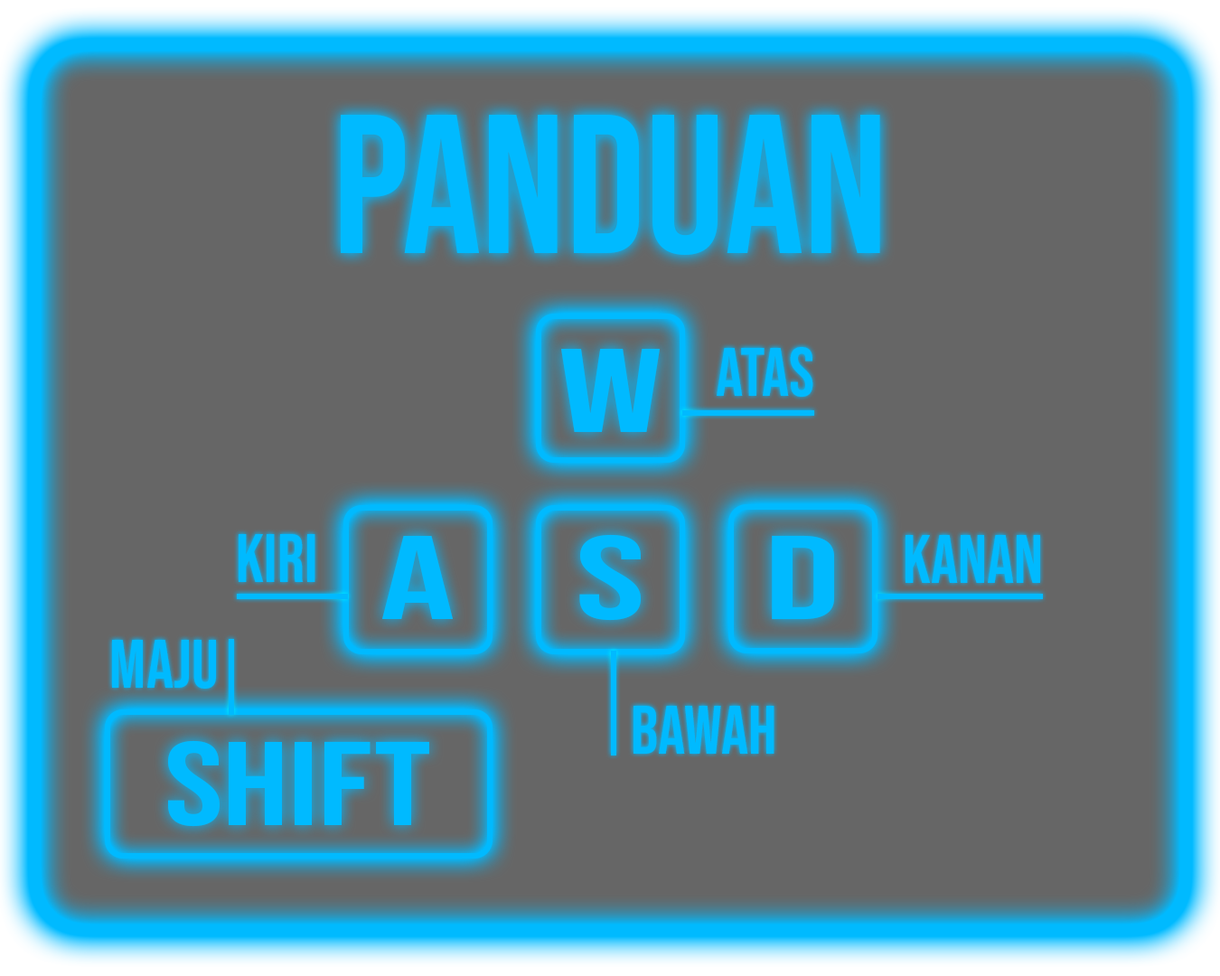
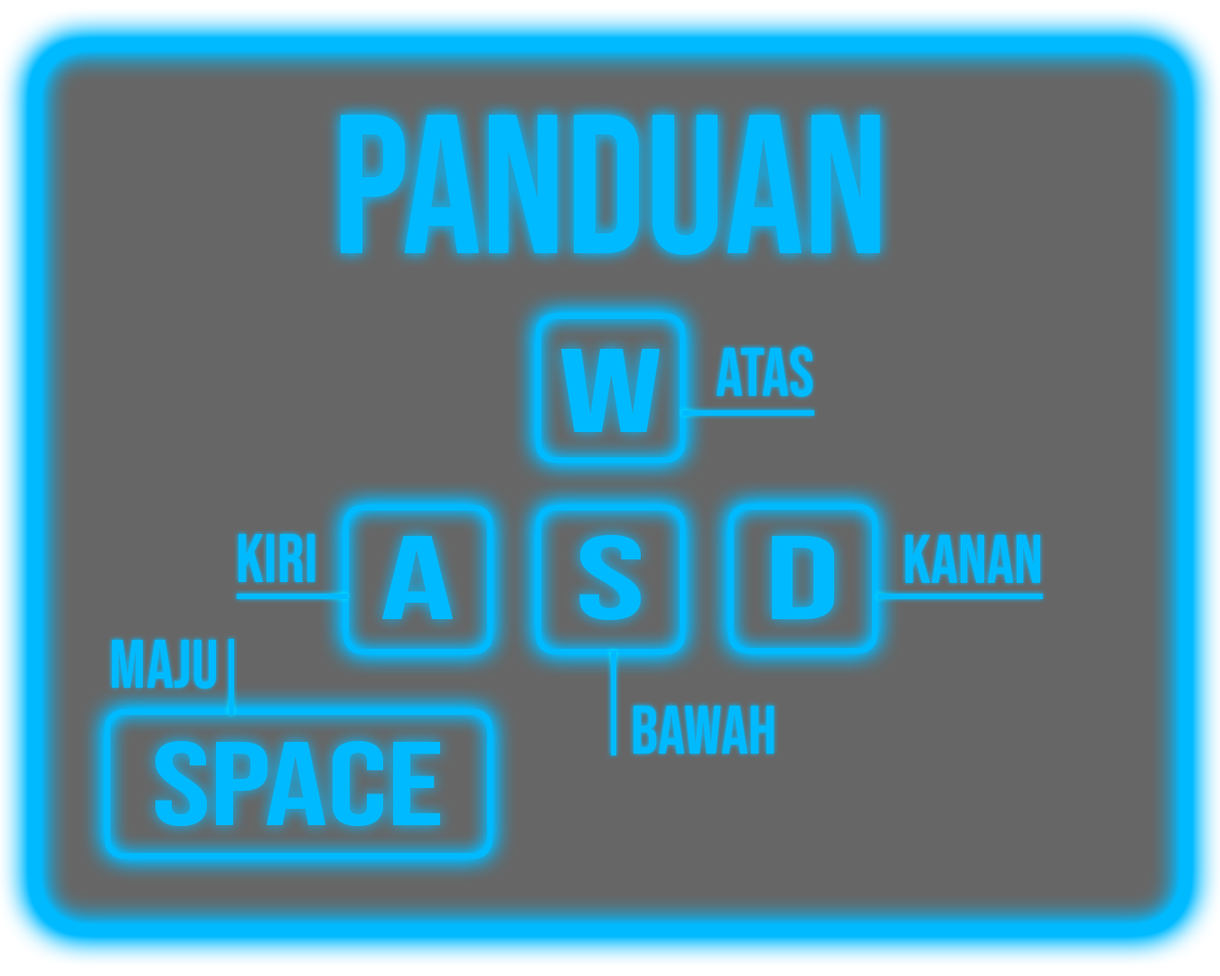
The second w=1220, h=976 image is a revision of the first. Changes to its layers:
renamed "SHIFT" to "SPACE", painted on it over <box>155,740,441,828</box>
